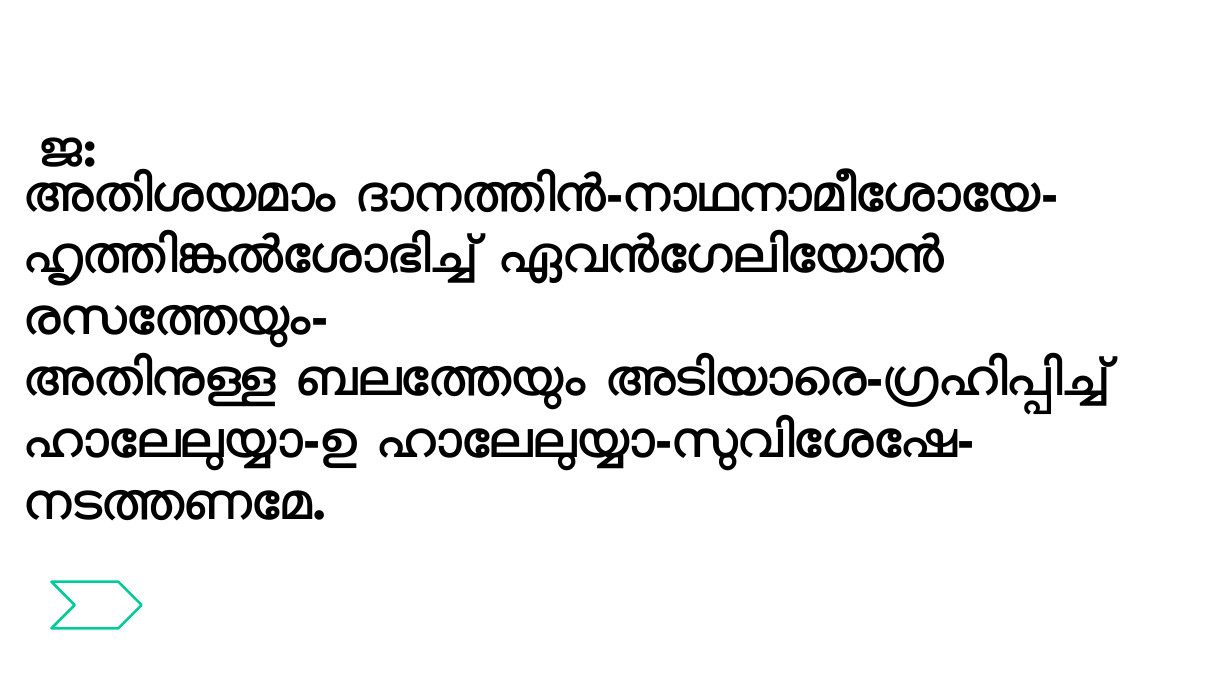
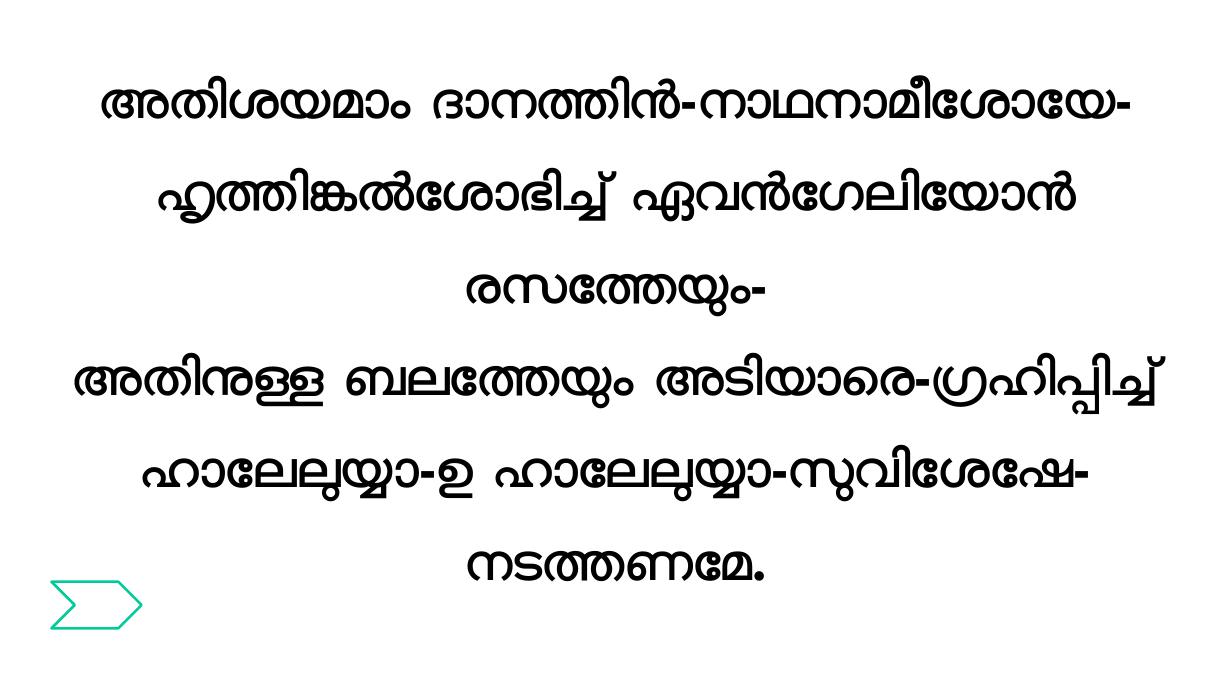
Before and after one commit to gijocode/Church_PPT_Utility, a slide deck: slide 35 of templates/malayalam_service_template.pptx. Drawn at 1232x693 pixels with LibreOffice and Linux fonts; fonts in the diff are those of the drawing. Boxes give left, top, right and bottom in pixels: in the first picture for what was removed or moved away, otherwise in the second. Text is boxed around its words. In the diff, an @@ line names an element or a change of style, - is before the commit and + after.

```diff
--- a/templates/malayalam_service_template.pptx
+++ b/templates/malayalam_service_template.pptx
@@ text "അതിശയമാം ദാനത്തിന്‍-നാഥനാമീശോയേ-": place and size @@
-text "അതിശയമാം ദാനത്തിന്‍-നാഥനാമീശോയേ-" at (25, 171, 1111, 521)
+text "അതിശയമാം ദാനത്തിന്‍-നാഥനാമീശോയേ-" at (73, 78, 1159, 582)
@@ text "അതിശയമാം ദാനത്തിന്‍-നാഥനാമീശോയേ-" at (73, 78, 1159, 582): alignment left to centre; line spacing 1 to 1.5 @@
@@ text removed at (39, 137, 96, 167) @@
-ജ:
```
Also in this commit, not shown: 17 other slides changed, 1 slide added, 1 slide removed, 1 other file.
